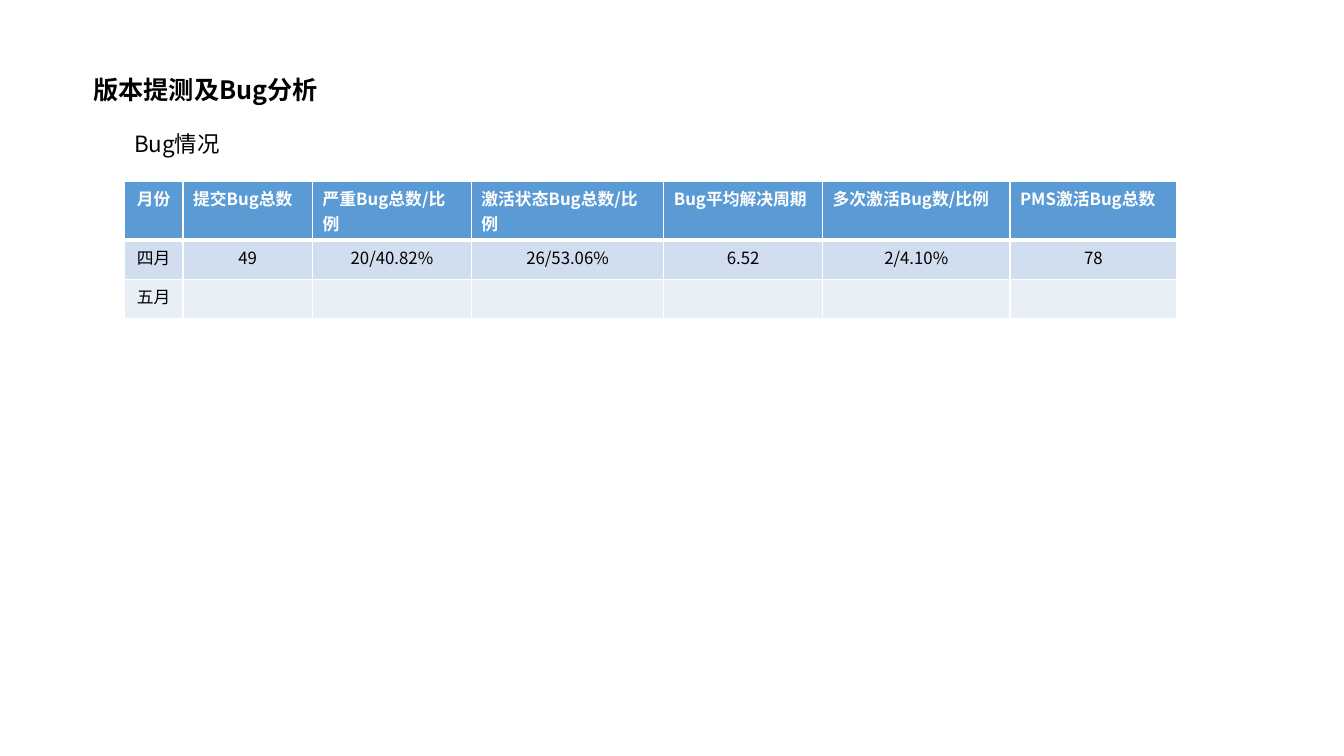
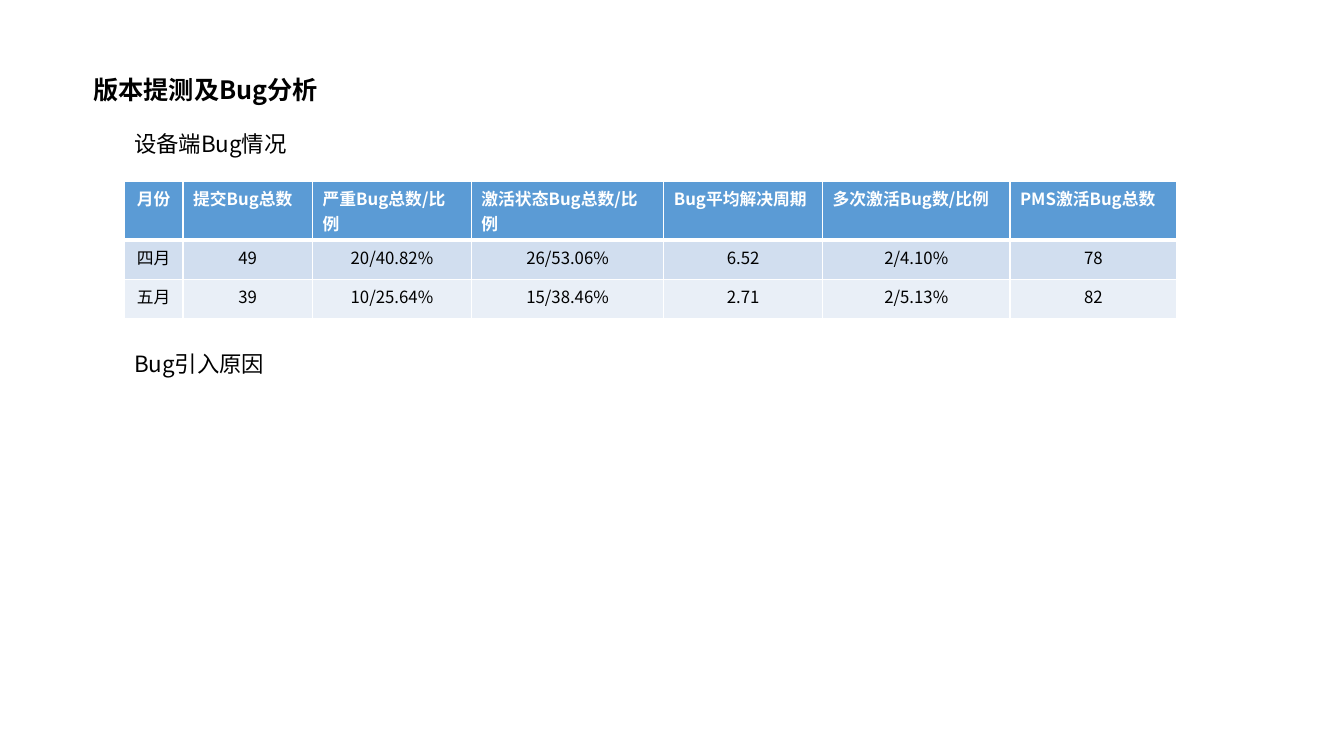
Before and after one commit to chanjumping/-, a slide deck: slide 7 of 5月工作汇报-陈江滨.pptx. Drawn at 1344x756 pixels with LibreOffice and Linux fonts; fonts in the diff are those of the drawing; background and template pictures are left out. Boxes give left, top, right and bottom in pixels: in the first picture for what was removed or moved away, otherwise in the second. Text is boxed around its words. In the diff, an @@ line names an element or a change of style, - is before the commit and + after.

```diff
--- a/5月工作汇报-陈江滨.pptx
+++ b/5月工作汇报-陈江滨.pptx
@@ text at (x1=134, y1=133, x2=287, y2=158): text changed @@
-Bug情况
+设备端Bug情况
@@ table at (x1=124, y1=181, x2=1179, y2=310) @@
-row 3: 五月 |  |  |  |  |  | 
+row 3: 五月 | 39 | 10/25.64% | 15/38.46% | 2.71 | 2/5.13% | 82
@@ text added at (x1=134, y1=353, x2=264, y2=377), 16 pt, text #000000 @@
+Bug引入原因
```
Also in this commit, not shown: 6 other slides changed, 1 slide added, 5 other files.
